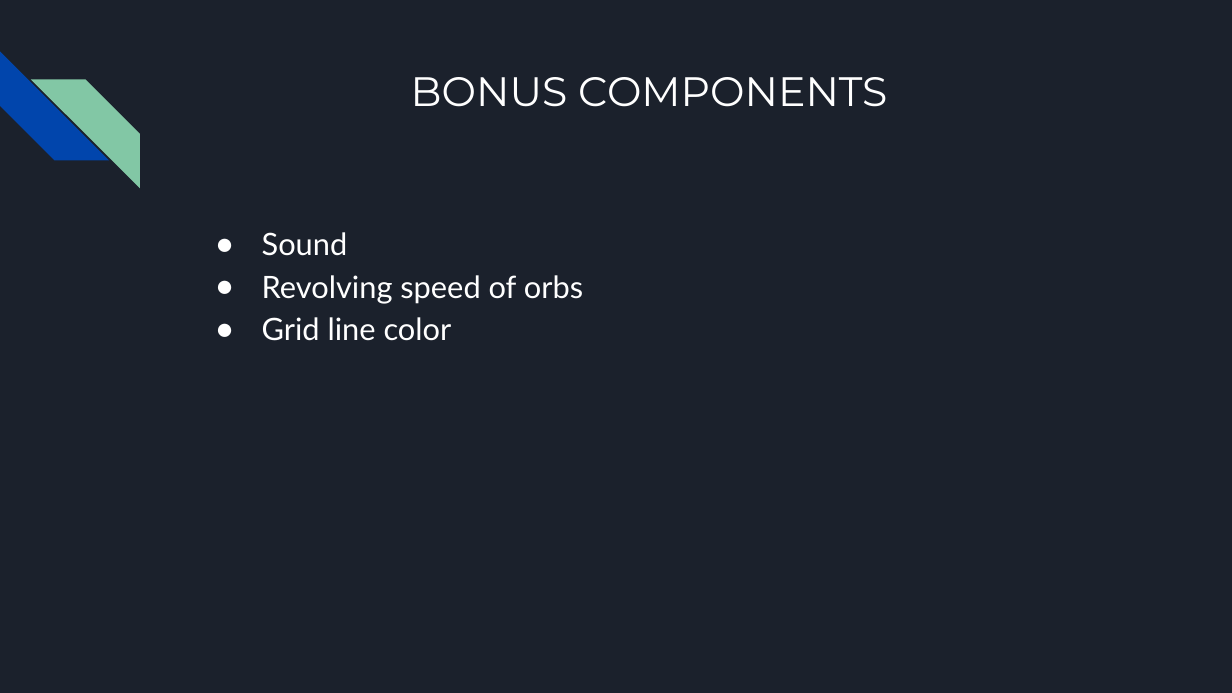
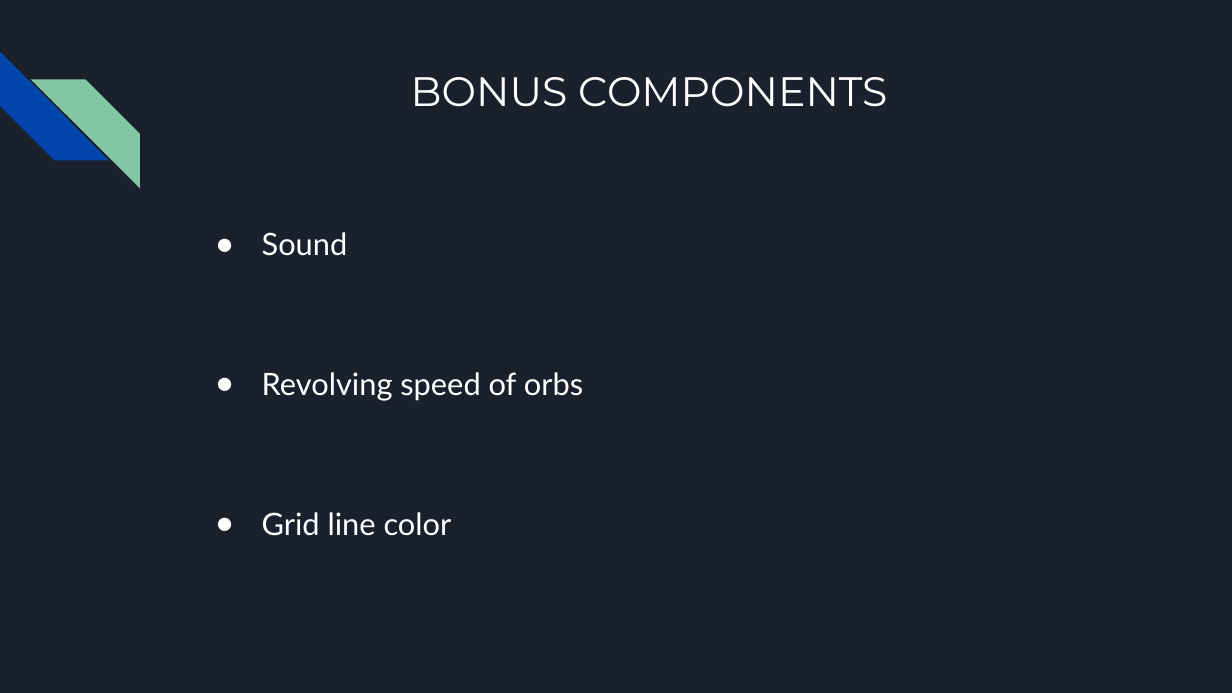
Before and after one commit to Rahul16074/Chain-Reaction-Game, a slide deck: slide 5 of Chain Reaction Game.pptx. Drawn at 1232x693 pixels with LibreOffice and Linux fonts; fonts in the diff are those of the drawing. Boxes give left, top, right and bottom in pixels: in the first picture for what was removed or moved away, otherwise in the second. Text is boxed around its words. In the diff, an @@ line names an element or a change of style, - is before the commit and + after.

```diff
--- a/Chain Reaction Game.pptx
+++ b/Chain Reaction Game.pptx
@@ text at (x1=262, y1=232, x2=583, y2=401): more space between paragraphs @@
```
Also in this commit, not shown: 1 other slide changed, 1 other file.
